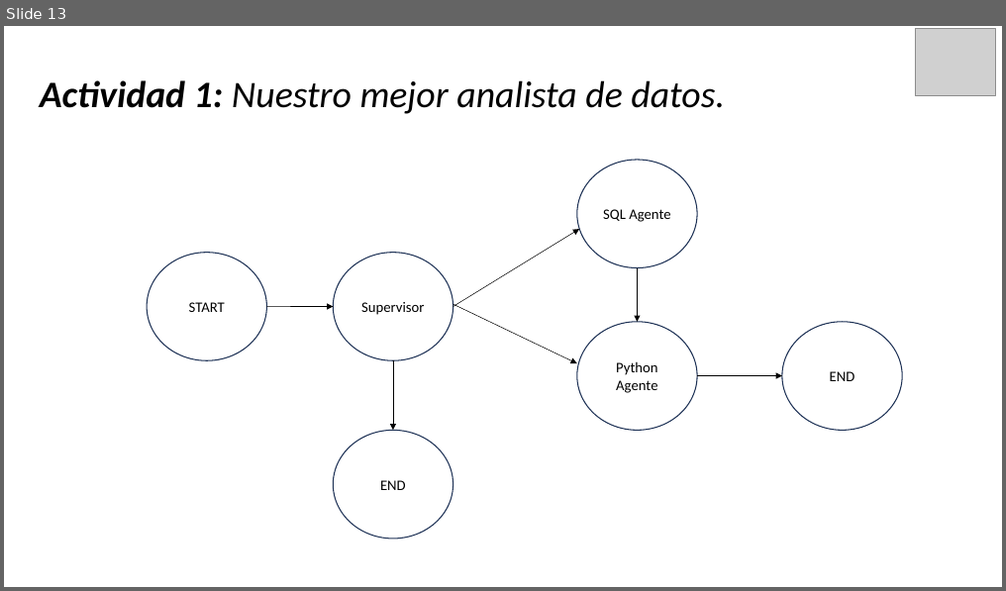
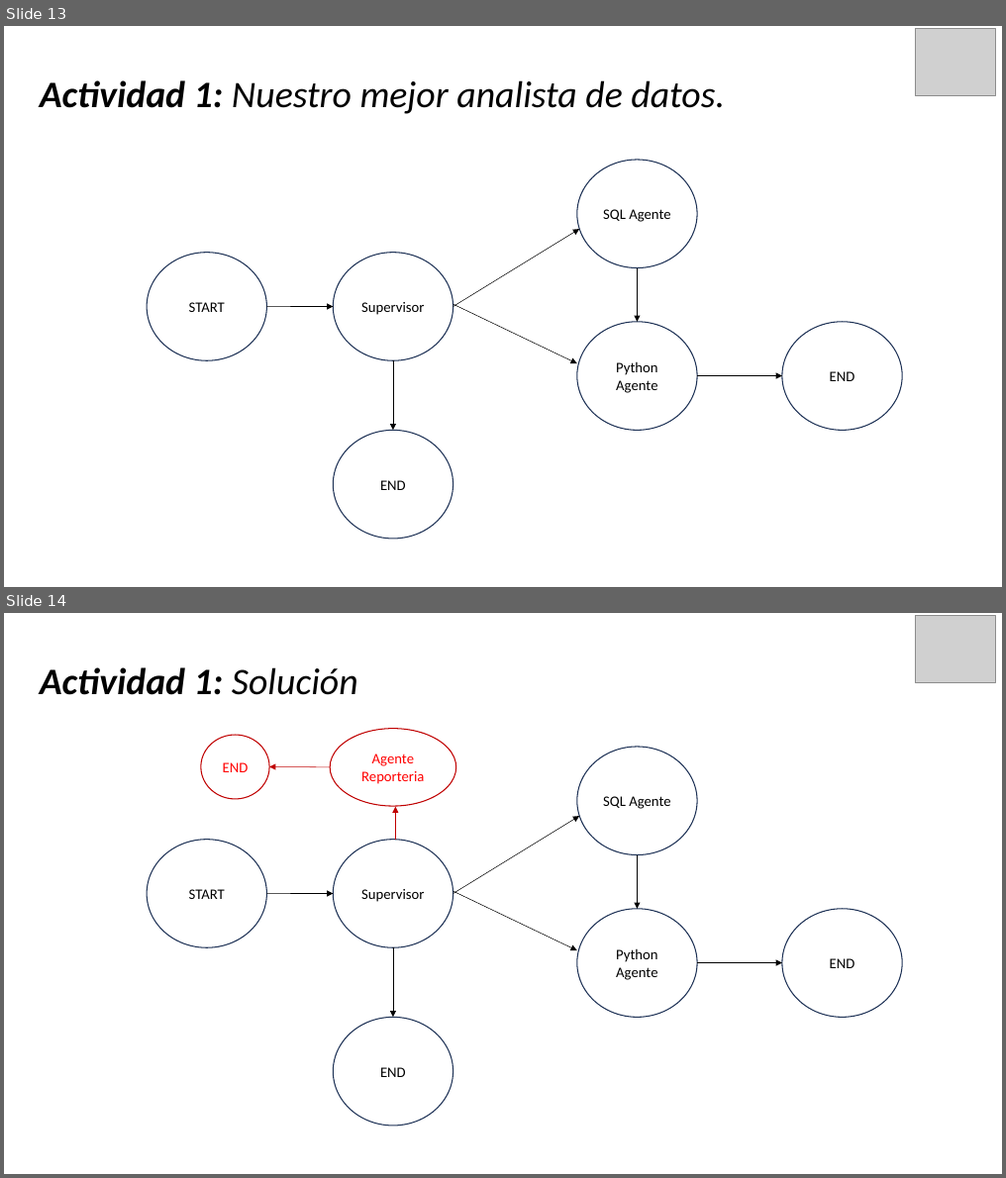
Before and after one commit to Foco22/INGENIERIA-DE-SOLUCIONES-CON-INTELIGENCIA-ARTIFICIAL_002D_OLS, a slide deck: Experiencia de Aprendizaje 2 - Desarrollo de Agente Inteligentes con AI/Clase 2.4/Clase 2.4.pptx. Shown one above the other, each under a label of ours: slide 13 before the commit, slides 13 and 14 after it. The pictures are 1006x591 and 1006x1178 pixels, drawn with LibreOffice and Linux fonts; fonts in the diff are those of the drawing; grey boxes stand for pictures. Boxes give left, top, right and bottom in pixels: in the first picture for what was removed or moved away, otherwise in the second. Text is boxed around its words. In the diff, an @@ line names an element or a change of style, - is before the commit and + after.

```diff
--- a/Experiencia de Aprendizaje 2 - Desarrollo de Agente Inteligentes con AI/Clase 2.4/Clase 2.4.pptx
+++ b/Experiencia de Aprendizaje 2 - Desarrollo de Agente Inteligentes con AI/Clase 2.4/Clase 2.4.pptx
@@ slide 14 added at (x1=4, y1=613, x2=1002, y2=1174), background #FFFFFF @@
@@ picture added at (x1=916, y1=615, x2=996, y2=682) @@
@@ title added at (x1=40, y1=667, x2=358, y2=695), 36 pt, text #000000, bold, italic @@
+Actividad 1: Solución
@@ ellipse added at (x1=330, y1=728, x2=456, y2=806), fill #FFFFFF, outline #C00000 1 pt, 14 pt, text #FF0000 @@
+Agente
+Reporteria
@@ ellipse added at (x1=201, y1=735, x2=269, y2=799), fill #FFFFFF, outline #C00000 1 pt, 14 pt, text #FF0000 @@
+END
@@ ellipse added at (x1=577, y1=747, x2=697, y2=856), fill #FFFFFF, outline #1E3256 1 pt, 14 pt, text #000000 @@
+SQL Agente
@@ arrow added from (330, 767) to (269, 767), #C00000 0.5 pt @@
@@ arrow added from (395, 840) to (395, 807), #C00000 0.5 pt @@
@@ arrow added from (453, 894) to (580, 816), #000000 0.5 pt @@
@@ ellipse added at (x1=147, y1=840, x2=266, y2=949), fill #FFFFFF, outline #1E3256 1 pt, 14 pt, text #000000 @@
+START
@@ ellipse added at (x1=334, y1=840, x2=453, y2=949), fill #FFFFFF, outline #1E3256 1 pt, 14 pt, text #000000 @@
+Supervisor
@@ arrow added from (638, 856) to (638, 909), #000000 0.5 pt @@
@@ arrow added from (266, 894) to (334, 894), #000000 0.5 pt @@
@@ arrow added from (453, 891) to (577, 951), #000000 0.5 pt @@
@@ ellipse added at (x1=577, y1=909, x2=697, y2=1017), fill #FFFFFF, outline #1E3256 1 pt, 14 pt, text #000000 @@
+Python Agente
@@ ellipse added at (x1=782, y1=909, x2=902, y2=1017), fill #FFFFFF, outline #1E3256 1 pt, 14 pt, text #000000 @@
+END
@@ arrow added from (393, 948) to (393, 1017), #000000 0.5 pt @@
@@ arrow added from (697, 963) to (782, 963), #000000 0.5 pt @@
@@ ellipse added at (x1=334, y1=1017, x2=453, y2=1126), fill #FFFFFF, outline #1E3256 1 pt, 14 pt, text #000000 @@
+END
```
Also in this commit, not shown: 1 other file.
